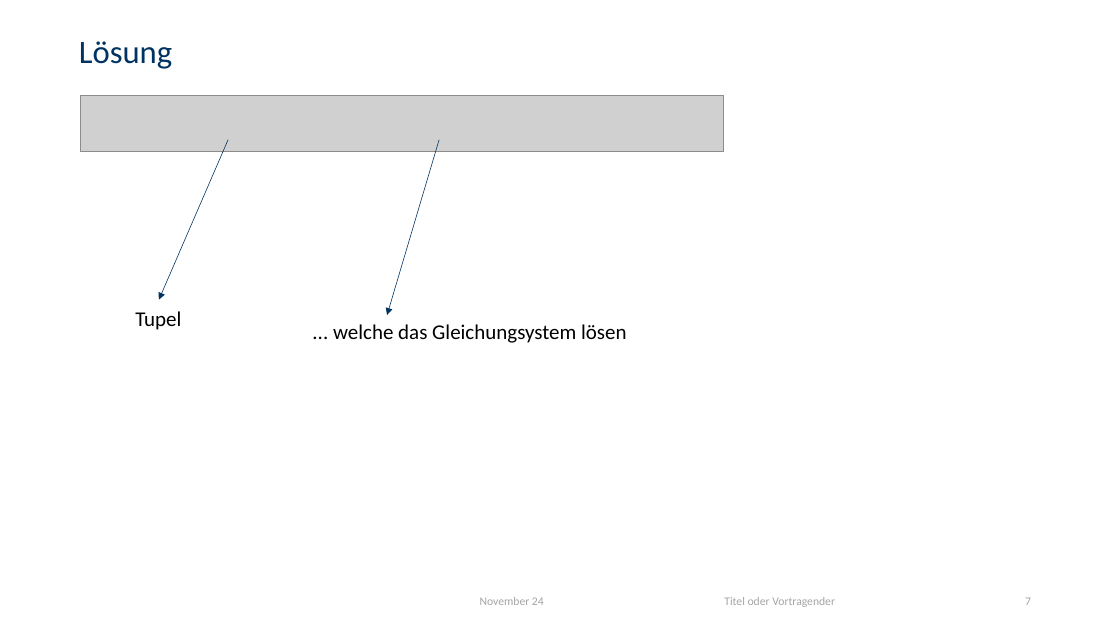
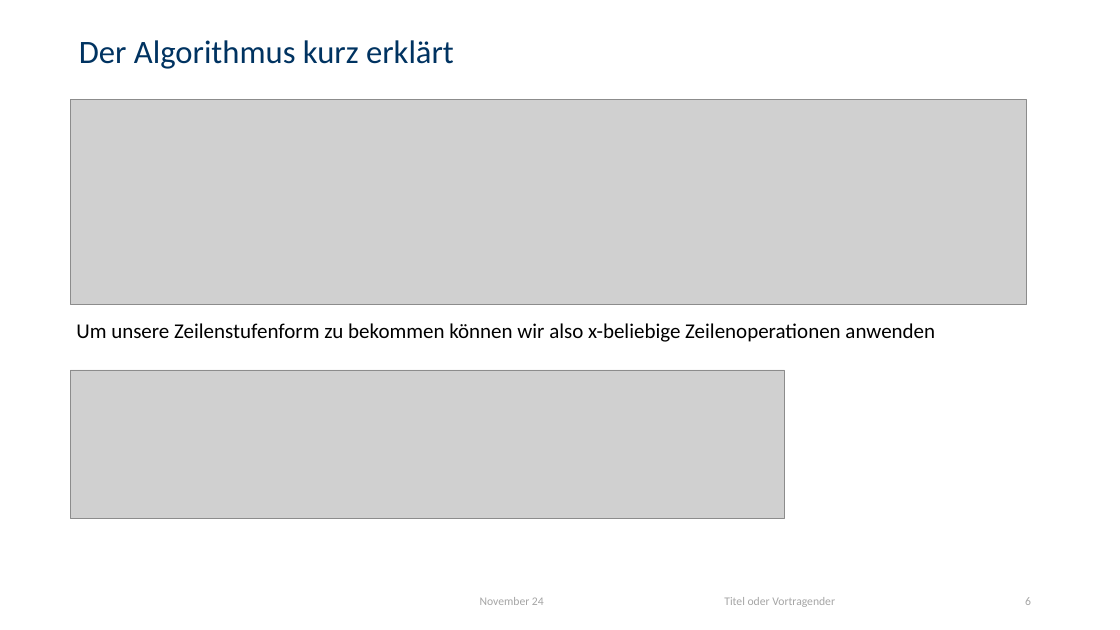
Before and after one commit to LukasMeinschad/Studium, a slide deck: slide 6 of Tutorium Mathe/Tutorium5_Slides.pptx (slide 7 before the commit). Drawn at 1120x630 pixels with LibreOffice and Linux fonts; fonts in the diff are those of the drawing; grey boxes stand for pictures; background and template pictures are left out. Boxes give left, top, right and bottom in pixels: in the first picture for what was removed or moved away, otherwise in the second. Text is boxed around its words. In the diff, an @@ line names an element or a change of style, - is before the commit and + after.

```diff
--- a/Tutorium Mathe/Tutorium5_Slides.pptx
+++ b/Tutorium Mathe/Tutorium5_Slides.pptx
@@ title at (79,40,454,69): text changed @@
-Lösung
+Der Algorithmus kurz erklärt
@@ picture added at (71,99,1027,304) @@
@@ picture removed at (81,96,723,152) @@
@@ arrow removed from (229, 139) to (159, 300) @@
@@ arrow removed from (439, 139) to (387, 315) @@
@@ text added at (76,323,935,342), 18 pt, text #000000 @@
+Um unsere Zeilenstufenform zu bekommen können wir also x-beliebige Zeilenoperationen anwenden
@@ text removed at (135,311,181,330) @@
-Tupel
@@ text removed at (333,324,627,343) @@
-... welche das Gleichungsystem lösen
@@ picture added at (71,370,785,518) @@
@@ page number at (1025,597,1031,605): text changed @@
-7
+6
```
Also in this commit, not shown: 5 other slides changed, 3 slides added, 5 slides removed, 13 other files.
